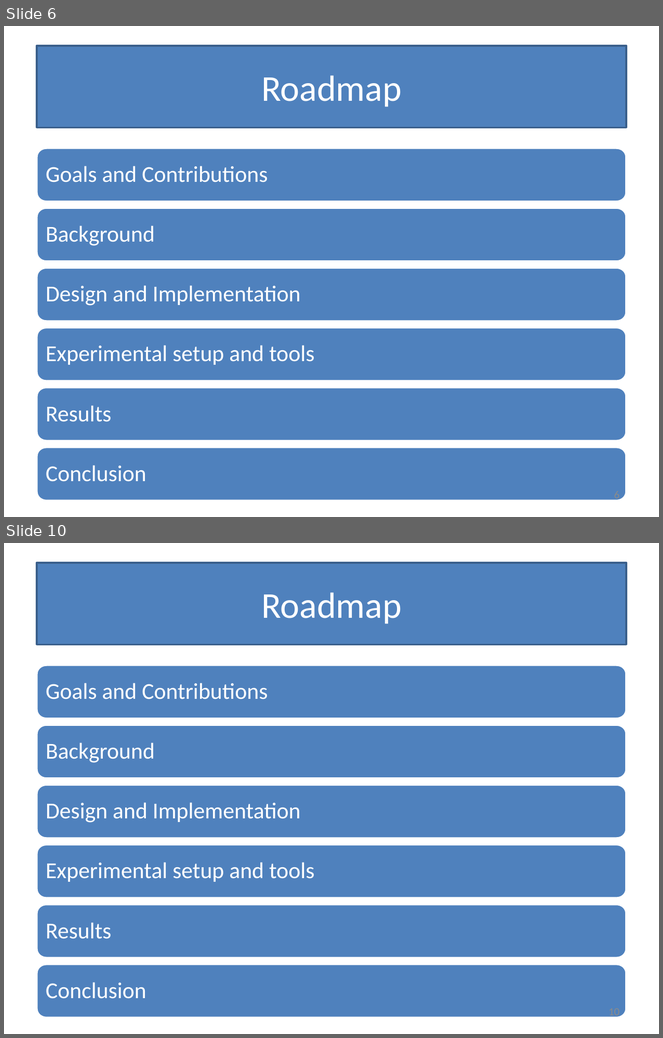
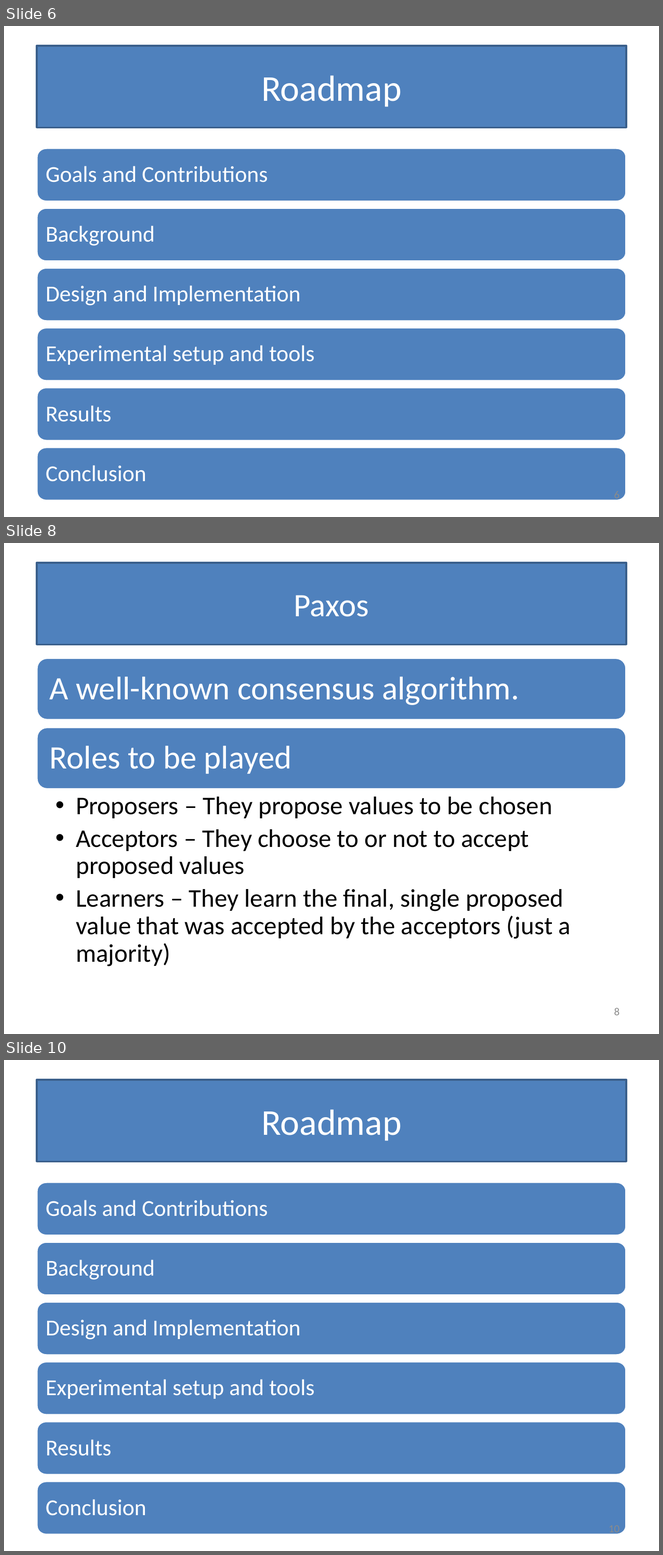
Before and after one commit to Slania/JPaxos-1, a slide deck: Paxos based directory updates for geo-replicated cloud storage.pptx. Shown one above the other, each under a label of ours: slides 6 and 10 before the commit, slides 6, 8 and 10 after it; the slides between them are not shown. The pictures are 663x1038 and 663x1555 pixels, drawn with LibreOffice and Linux fonts; fonts in the diff are those of the drawing. Boxes give left, top, right and bottom in pixels: in the first picture for what was removed or moved away, otherwise in the second. Text is boxed around its words. In the diff, an @@ line names an element or a change of style, - is before the commit and + after.

```diff
--- a/Paxos based directory updates for geo-replicated cloud storage.pptx
+++ b/Paxos based directory updates for geo-replicated cloud storage.pptx
@@ slide 8 added at <box>4,543,659,1034</box>, background #FFFFFF @@
@@ title added at <box>37,563,626,644</box>, fill #4F81BD, outline #3A5F8C 2 pt, 36 pt, text #FFFFFF @@
+Paxos
@@ group added at <box>37,658,626,967</box>: 3 texts, 2 rounded rectangles @@
+A well-known consensus algorithm.
+Roles to be played
+  •• Proposers – They propose values to be chosen
+  •• Acceptors – They choose to or not to accept proposed values
+  •• Learners – They learn the final, single proposed value that was accepted by the acceptors (just a majority)
@@ page number added at <box>614,1008,620,1016</box>, 12 pt, text #8C8C8C @@
+8
```
Also in this commit, not shown: 9 slides changed, 1 other slide added, 1 other file.
